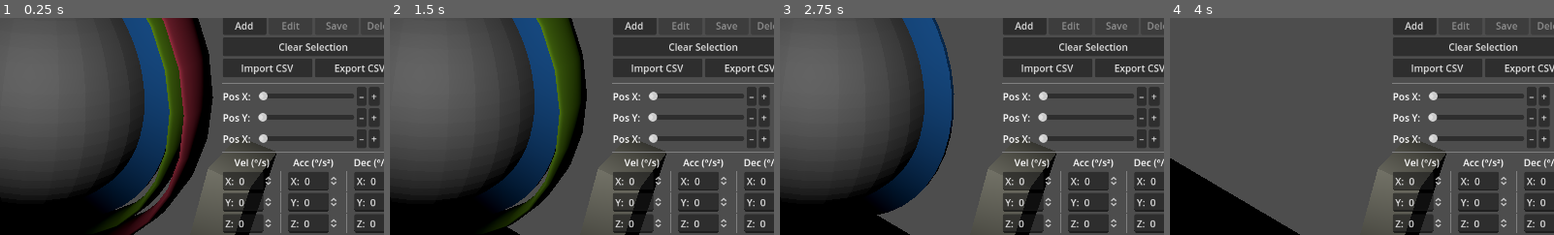
Above: before the commit, frames 1-4 (left to right).
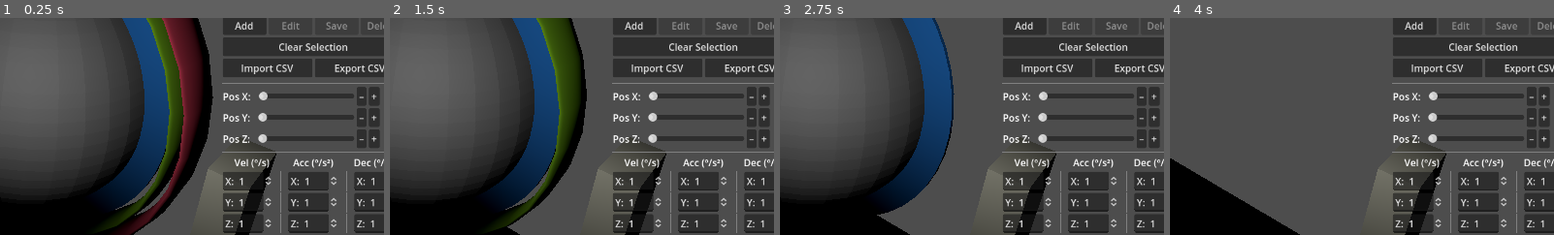
Above: after the commit, the same moments.

Repository: Boyquotes/DesignerMarc3-Godot4
Game: Godot game, scene res://main.tscn
The game is run twice, just before and just after one commit, with the same random seed, the same clock (stepped at 60 frames per second) and the same inputs.
Inputs:
- Up to frame 1 (0.25 s): no input
- Up to frame 2 (1.5 s): click "Add" at 0.5 s; click "Hide X Ring" at 1.25 s
- Up to frame 3 (2.75 s): click "Hide Y Ring" at 2 s
- Up to frame 4 (4 s): click "Hide Z Disc" at 2.75 s; click "Hide Sphere" at 3.5 s
The pictures show only the part of the screen within x 46-96%, y 36-86%; the shares and areas given below are measured in that part.

The runs differ from the first frame. In frame 1, 0.4% of the frame differs, in the area x 62-98%, y 53-97%; in frame 2, 0.4%; in frame 3, 0.4%; in frame 4, 0.4%.

Commit message:
testing path generation

Diff:
--- a/gui/gui.tscn
+++ b/gui/gui.tscn
@@ -104,7 +104,7 @@
 
 [node name="label" type="Label" parent="Setter/Z"]
 layout_mode = 2
-text = "Pos X:  "
+text = "Pos Z:  "
 
 [node name="slider" type="HSlider" parent="Setter/Z"]
 layout_mode = 2
@@ -157,7 +157,9 @@
 
 [node name="vel" type="SpinBox" parent="Setter/XOthers"]
 layout_mode = 2
-max_value = 120.0
+min_value = 1.0
+max_value = 120.0
+value = 1.0
 rounded = true
 prefix = "X: "
 
@@ -167,7 +169,9 @@
 
 [node name="acc" type="SpinBox" parent="Setter/XOthers"]
 layout_mode = 2
-max_value = 120.0
+min_value = 1.0
+max_value = 120.0
+value = 1.0
 rounded = true
 prefix = "X: "
 
@@ -177,7 +181,9 @@
 
 [node name="dec" type="SpinBox" parent="Setter/XOthers"]
 layout_mode = 2
-max_value = 120.0
+min_value = 1.0
+max_value = 120.0
+value = 1.0
 rounded = true
 prefix = "X: "
 
@@ -186,7 +192,9 @@
 
 [node name="vel" type="SpinBox" parent="Setter/YOthers"]
 layout_mode = 2
-max_value = 120.0
+min_value = 1.0
+max_value = 120.0
+value = 1.0
 rounded = true
 prefix = "Y: "
 
@@ -196,7 +204,9 @@
 
 [node name="acc" type="SpinBox" parent="Setter/YOthers"]
 layout_mode = 2
-max_value = 120.0
+min_value = 1.0
+max_value = 120.0
+value = 1.0
 rounded = true
 prefix = "Y: "
 
@@ -206,7 +216,9 @@
 
 [node name="dec" type="SpinBox" parent="Setter/YOthers"]
 layout_mode = 2
-max_value = 120.0
+min_value = 1.0
+max_value = 120.0
+value = 1.0
 rounded = true
 prefix = "Y: "
 
@@ -215,7 +227,9 @@
 
 [node name="vel" type="SpinBox" parent="Setter/ZOthers"]
 layout_mode = 2
-max_value = 120.0
+min_value = 1.0
+max_value = 120.0
+value = 1.0
 rounded = true
 prefix = "Z: "
 
@@ -225,7 +239,9 @@
 
 [node name="acc" type="SpinBox" parent="Setter/ZOthers"]
 layout_mode = 2
-max_value = 120.0
+min_value = 1.0
+max_value = 120.0
+value = 1.0
 rounded = true
 prefix = "Z: "
 
@@ -235,7 +251,9 @@
 
 [node name="dec" type="SpinBox" parent="Setter/ZOthers"]
 layout_mode = 2
-max_value = 120.0
+min_value = 1.0
+max_value = 120.0
+value = 1.0
 rounded = true
 prefix = "Z: "
 
--- a/gui/table/table.gd
+++ b/gui/table/table.gd
@@ -22,6 +22,7 @@
 @onready var ydec : SpinBox = get_node("/root/Node3D/GUI/Setter/YOthers/dec")
 @onready var zdec : SpinBox = get_node("/root/Node3D/GUI/Setter/ZOthers/dec")
 @onready var duration : SpinBox = get_node("/root/Node3D/GUI/Setter/Common/duration")
+@onready var path : Node3D = get_node("/root/Node3D/Path")
 
 var selectedItem : TreeItem
 var root : TreeItem
@@ -101,6 +102,7 @@
 		subchild2.set_text_alignment(i, HORIZONTAL_ALIGNMENT_CENTER)
 		subchild3.set_text_alignment(i, HORIZONTAL_ALIGNMENT_CENTER)
 		subchild4.set_text_alignment(i, HORIZONTAL_ALIGNMENT_CENTER)
+	_update_path()
 
 func _edit_button_pressed():
 	# get the selection
@@ -150,6 +152,7 @@
 	selectedItem.get_child(3).set_text(3, str(duration.value))
 	selectedItem.get_child(3).set_text(4, str(duration.value))
 	_clear_button_pressed()
+	_update_path()
 
 func _delete_button_pressed():
 	# get the selection
@@ -164,6 +167,7 @@
 		currentItem.set_text(0, str(currentItem.get_index()))
 		currentItem = currentItem.get_next()
 	_clear_button_pressed()
+	_update_path()
 
 func _clear_button_pressed():
 	tree.deselect_all()
@@ -171,6 +175,14 @@
 	editButton.disabled = true
 	deleteButton.disabled = true
 	saveButton.disabled = true
+
+func _update_path():
+	path.clear()
+	for i in range(root.get_child_count()):
+		var x = int(root.get_child(i).get_text(2))
+		var y = int(root.get_child(i).get_text(3))
+		var z = int(root.get_child(i).get_text(4))
+		path.add_point(x, y, z)
 
 func _import_button_pressed():
 	var importDialog : FileDialog = get_node("/root/Node3D/GUI/FileDialog/Import")
--- /dev/null
+++ b/line3d/line3d.gd
@@ -0,0 +1,7 @@
+extends Node3D
+
+func append(point):
+	var sphere_point = $CSGSphere3D.duplicate()
+	sphere_point.global_position = point
+	sphere_point.visible = true
+	add_child(sphere_point)
--- /dev/null
+++ b/line3d/line3d.tscn
@@ -0,0 +1,16 @@
+[gd_scene load_steps=3 format=3 uid="uid://fjqqs0mtrk4b"]
+
+[ext_resource type="Script" path="res://line3d/line3d.gd" id="1_5r331"]
+
+[sub_resource type="StandardMaterial3D" id="StandardMaterial3D_75lde"]
+albedo_color = Color(1, 0, 0, 1)
+
+[node name="Line3D" type="Node3D"]
+script = ExtResource("1_5r331")
+
+[node name="CSGSphere3D" type="CSGSphere3D" parent="."]
+visible = false
+radius = 0.03
+radial_segments = 20
+rings = 20
+material = SubResource("StandardMaterial3D_75lde")
--- a/main.tscn
+++ b/main.tscn
@@ -1,9 +1,11 @@
-[gd_scene load_steps=8 format=3 uid="uid://3p344fu7rmyj"]
+[gd_scene load_steps=10 format=3 uid="uid://crsn0oeyh6hyw"]
 
 [ext_resource type="PackedScene" path="res://assets/human/head.tscn" id="1_7wifk"]
 [ext_resource type="PackedScene" uid="uid://1roha43d2hbo" path="res://gui/gui.tscn" id="1_8adpc"]
 [ext_resource type="PackedScene" uid="uid://d3c48vsf4tppp" path="res://assets/axes/ring.tscn" id="3_qtbef"]
 [ext_resource type="PackedScene" uid="uid://22dpna1w3nr0" path="res://assets/axes/disc.tscn" id="4_tld34"]
+[ext_resource type="Script" path="res://scripts/path.gd" id="5_dcj73"]
+[ext_resource type="PackedScene" uid="uid://fjqqs0mtrk4b" path="res://line3d/line3d.tscn" id="5_snimm"]
 
 [sub_resource type="StandardMaterial3D" id="StandardMaterial3D_bqmmu"]
 albedo_color = Color(0.984314, 0.980392, 0.890196, 1)
@@ -82,3 +84,8 @@
 [node name="BottomBox" type="CSGBox3D" parent="OuterBoxes"]
 transform = Transform3D(-2.15898e-08, -7.41779, 0, 0.493917, -3.24242e-07, 0, 0, 0, 2.26002, -0.00387239, -3.28515, 0)
 material = SubResource("StandardMaterial3D_mbmv7")
+
+[node name="Path" type="Node3D" parent="."]
+script = ExtResource("5_dcj73")
+
+[node name="Line3D" parent="Path" instance=ExtResource("5_snimm")]
--- /dev/null
+++ b/scripts/path.gd
@@ -0,0 +1,19 @@
+extends Node3D
+
+@onready var main_node : Node3D = get_node("/root/Node3D")
+@onready var main_head : Node3D = get_node("/root/Node3D/HeadNodeOrient")
+
+var list = []
+
+func add_point(posx: int, posy: int, posz: int):
+	var dup = main_head.duplicate()
+	dup.get_node("HeadNode").rotation_degrees.x = posx
+	dup.get_node("HeadNode").rotation_degrees.y = posy
+	dup.get_node("HeadNode").rotation_degrees.z = posz
+	main_node.add_child(dup)
+	#var loc : Vector3 = dup.get_node("HeadNode/Head").global_position
+	list.append(dup)
+
+func clear():
+	for i in range(list.size()):
+		main_node.remove_child(list.pop_back())
